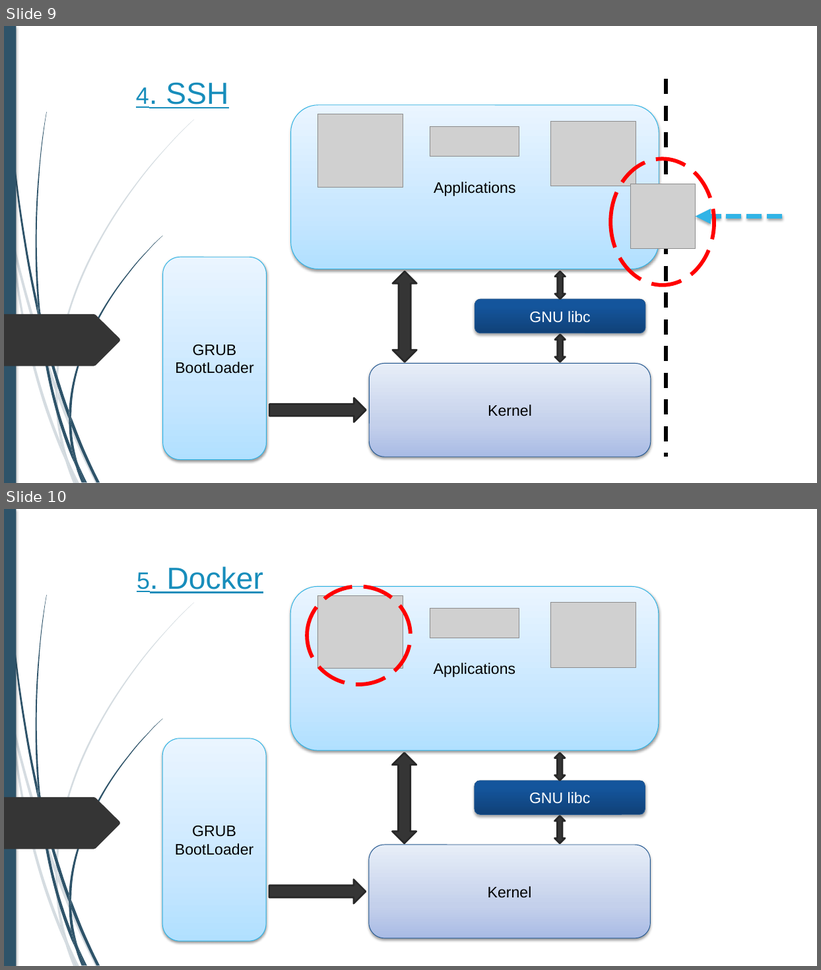
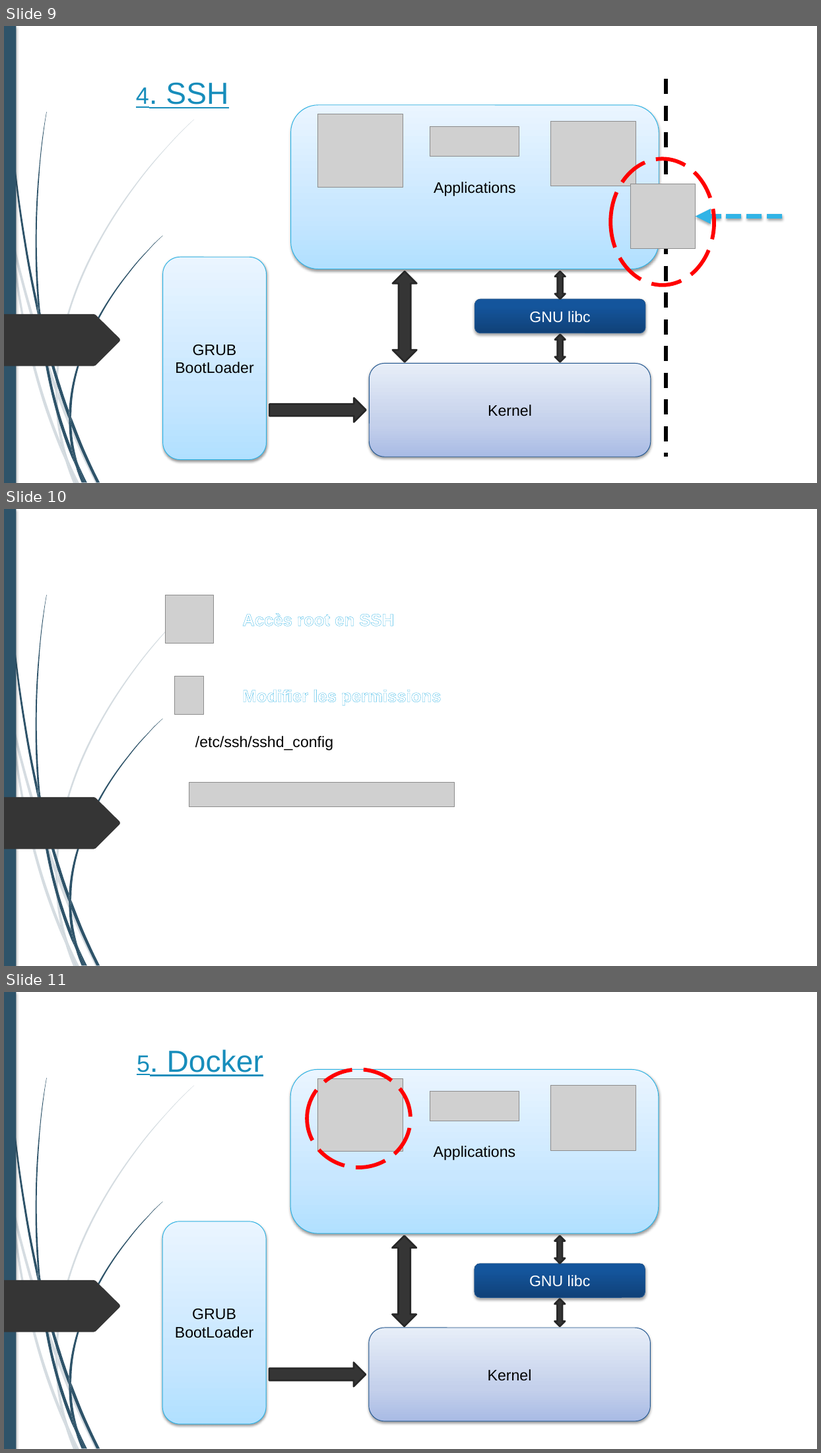
Before and after one commit to alexandreAubois/Secu_linux, a slide deck: Projet-Linux.pptx. Shown one above the other, each under a label of ours: slides 9 and 10 before the commit, slides 9, 10 and 11 after it. The pictures are 821x970 and 821x1453 pixels, drawn with LibreOffice and Linux fonts; fonts in the diff are those of the drawing; grey boxes stand for pictures; background and template pictures are left out. Boxes give left, top, right and bottom in pixels: in the first picture for what was removed or moved away, otherwise in the second. Text is boxed around its words. In the diff, an @@ line names an element or a change of style, - is before the commit and + after.

```diff
--- a/Projet-Linux.pptx
+++ b/Projet-Linux.pptx
@@ slide 10 added at box(4, 509, 817, 966), background #FFFFFF; not listed: 24 template elements that a slide beside it also shows @@
@@ picture added at box(165, 595, 214, 644) @@
@@ text added at box(242, 613, 394, 626), 20 pt, text #FFFFFF, bold @@
+➢ Accès root en SSH
@@ picture added at box(175, 677, 204, 715) @@
@@ text added at box(242, 690, 441, 706), 20 pt, text #FFFFFF, bold @@
+➢ Modifier les permissions
@@ text added at box(195, 736, 333, 751), 18 pt, text #000000 @@
+/etc/ssh/sshd_config
@@ picture added at box(189, 782, 455, 807) @@
@@ what was slide 10 is now slide 11 @@
```
Also in this commit, not shown: 1 other slide added.
